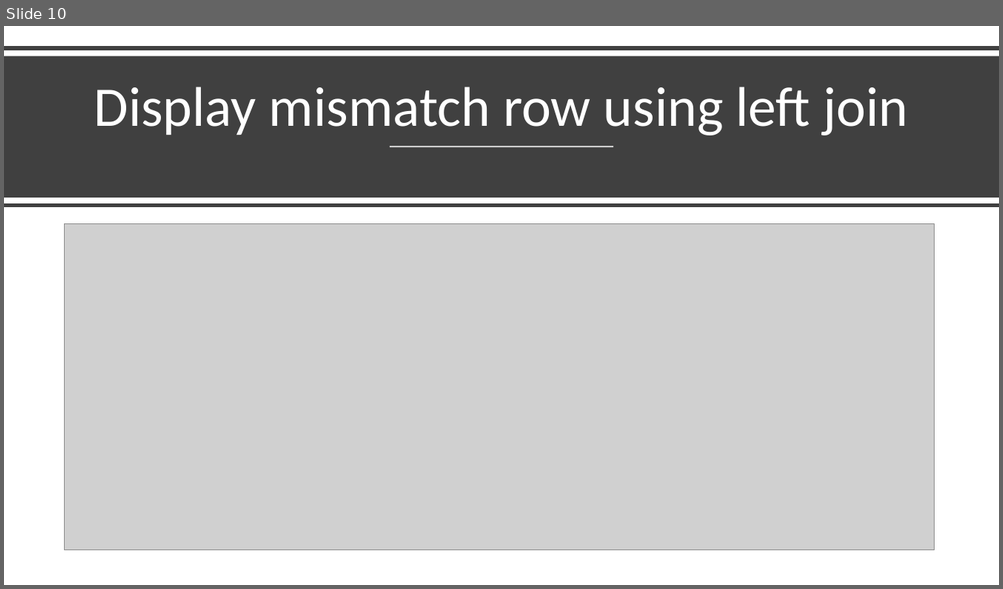
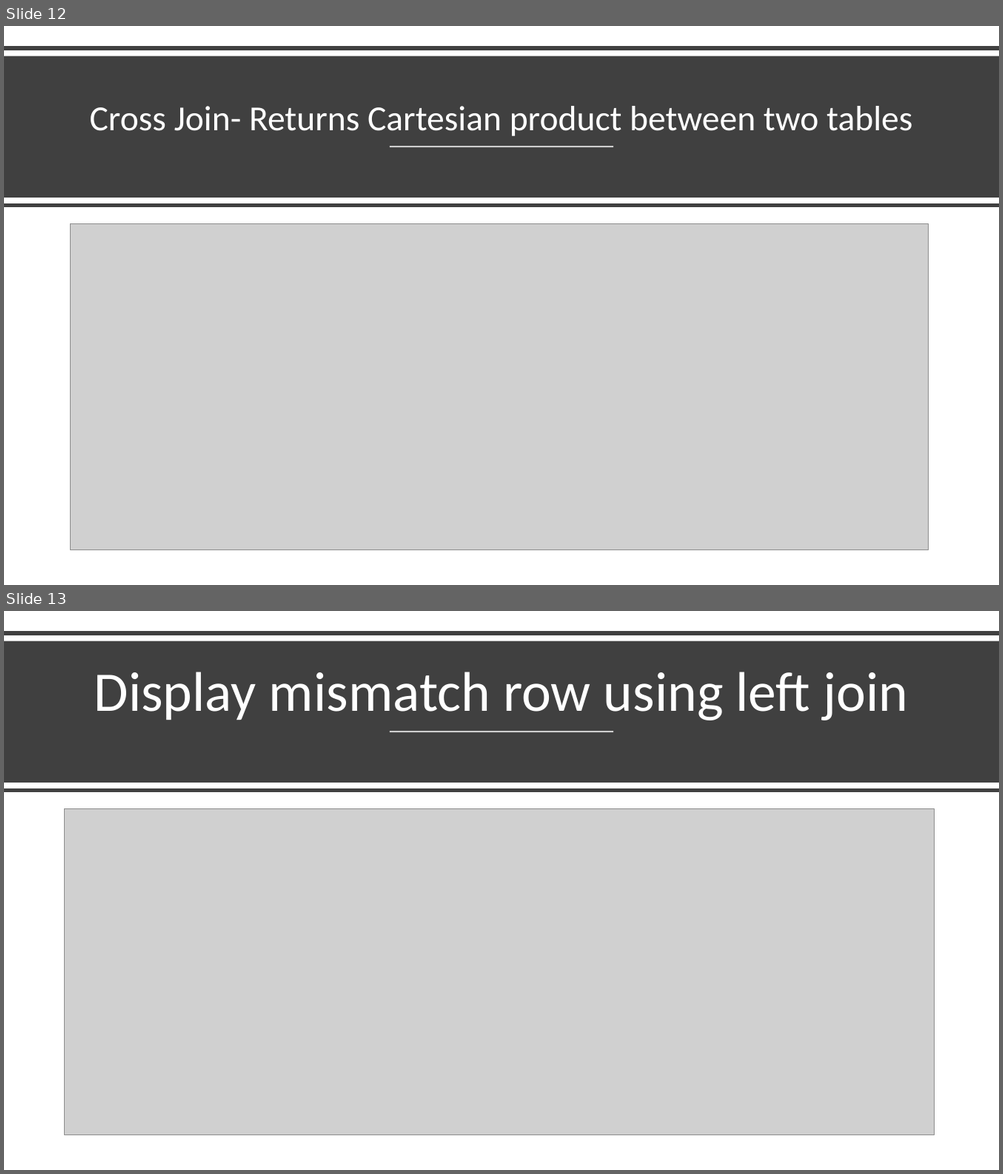
Before and after one commit to akchaudhary57/Job-Ready-Data-Analyst-Course-in-90-Days, a slide deck: DA using SQL/PPT/SQL Join.pptx. Shown one above the other, each under a label of ours: slide 10 before the commit, slides 12 and 13 after it. The pictures are 1003x589 and 1003x1174 pixels, drawn with LibreOffice and Linux fonts; fonts in the diff are those of the drawing; grey boxes stand for pictures. Boxes give left, top, right and bottom in pixels: in the first picture for what was removed or moved away, otherwise in the second. Text is boxed around its words. In the diff, an @@ line names an element or a change of style, - is before the commit and + after.

```diff
--- a/DA using SQL/PPT/SQL Join.pptx
+++ b/DA using SQL/PPT/SQL Join.pptx
@@ slide 12 added at [4, 26, 999, 585], background #FFFFFF @@
@@ line added from (4, 48) to (999, 48), #404040 4 pt @@
@@ rectangle added at [4, 56, 999, 198], fill #404040 @@
@@ title added at [90, 106, 912, 136], 34 pt, text #FFFFFF @@
+Cross Join- Returns Cartesian product between two tables
@@ line added from (390, 147) to (614, 147), #FFFFFF 1.5 pt @@
@@ line added from (4, 206) to (999, 206), #404040 4 pt @@
@@ picture added at [70, 224, 928, 550] @@
@@ what was slide 10 is now slide 13 @@
```
Also in this commit, not shown: 1 slide changed, 2 other slides added, 1 other file.
